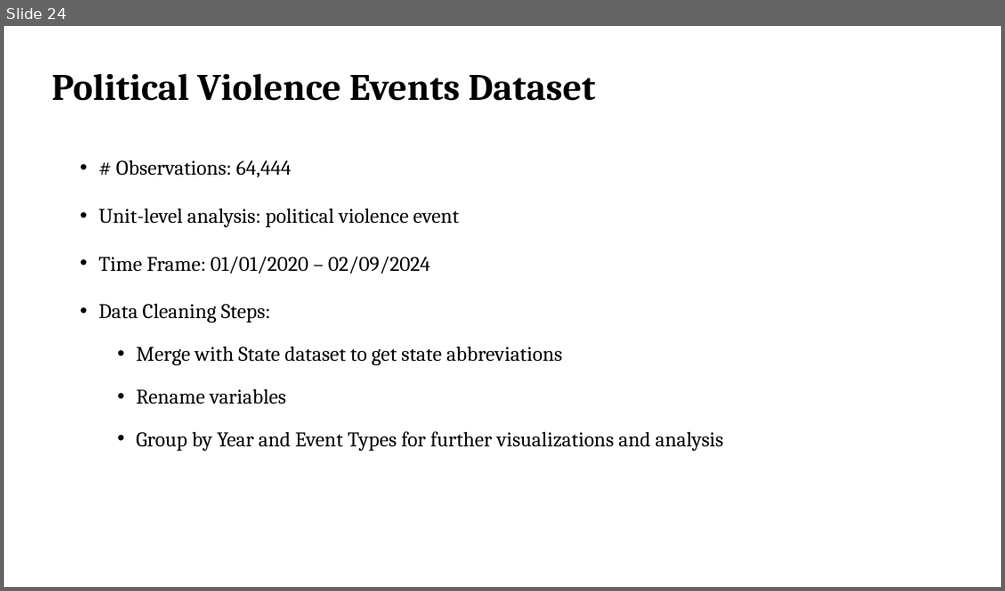
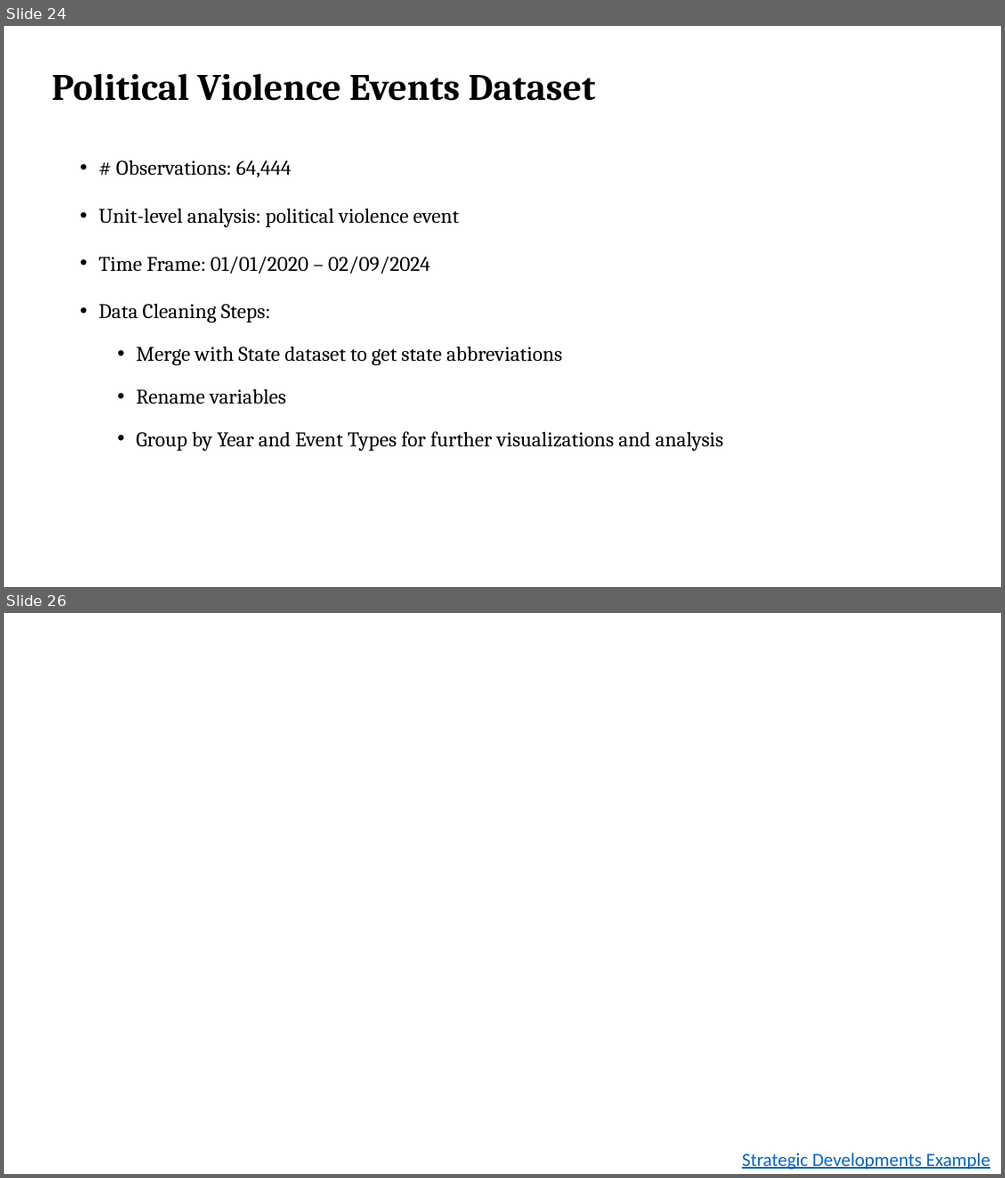
Before and after one commit to ernbilen/Data400_Spring24, a slide deck: Mini-project/Mini-project.pptx. Shown one above the other, each under a label of ours: slide 24 before the commit, slides 24 and 26 after it; the slides between them are not shown. The pictures are 1005x591 and 1005x1178 pixels, drawn with LibreOffice and Linux fonts; fonts in the diff are those of the drawing; background and template pictures are left out. Boxes give left, top, right and bottom in pixels: in the first picture for what was removed or moved away, otherwise in the second. Text is boxed around its words. In the diff, an @@ line names an element or a change of style, - is before the commit and + after.

```diff
--- a/Mini-project/Mini-project.pptx
+++ b/Mini-project/Mini-project.pptx
@@ slide 26 added at (x1=4, y1=613, x2=1001, y2=1174), background picture (left out) @@
@@ text added at (x1=742, y1=1152, x2=990, y2=1169), 18 pt, text #0563C1, underline @@
+Strategic Developments Example
```
Also in this commit, not shown: 1 slide removed.
